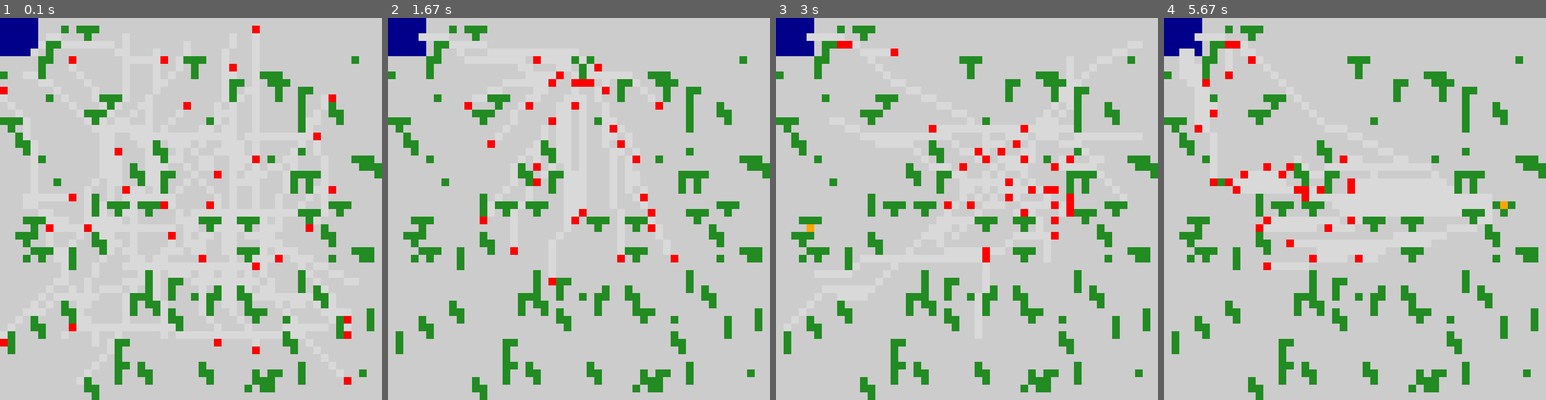
Above: before the commit, frames 1-4 (left to right).
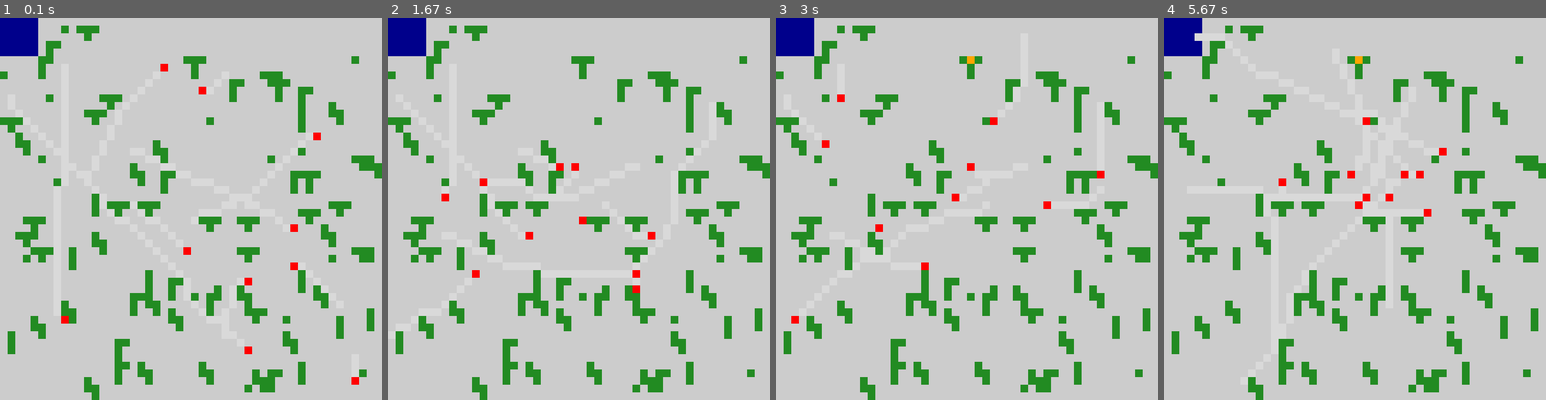
Above: after the commit, the same moments.

Repository: ankx22/Firefighting-using-Robot-Swarms
Game: pygame game, started from simulation.py
Same seed, same stepped clock (60 frames per second), same inputs: the game is played once before the commit and once after it.
Inputs:
- Up to frame 1 (0.1 s): no input
- Up to frame 2 (1.67 s): no input
- Up to frame 3 (3 s): no input
- Up to frame 4 (5.67 s): no input

The runs differ from the first frame. In frame 1, 1.6% of the frame differs, in the area x 0-94%, y 2-96%; in frame 2, 1.6%; in frame 3, 1.7%; in frame 4, 1.7%, in the area x 4-90%, y 6-66%.

Commit message:
Collision avoidance fix

Diff:
--- a/fire_swarm.py
+++ b/fire_swarm.py
@@ -31,13 +31,13 @@
         self.detected_fires = []
 
         self.refill_radius = 3
-        self.fire_detection_radius = 20
+        self.fire_detection_radius = 5
         self.fire_fighting_radius = 3
         self.fire_spread_radius = 3
         self.buckets_per_fire = 3
         self.time_steps_before_ash = 60
-        self.time_steps_before_spread = 45
-        self.time_steps_for_new_fire = 10
+        self.time_steps_before_spread = 40
+        self.time_steps_for_new_fire = 20
 
 
     def valid_points(self,n=1):
@@ -61,15 +61,19 @@
         self.next_steps = []
         for robot_id in range(self.number_of_robots):
             self.assign_goal(robot_id)
+            conflicts = [self.robot_positions,self.next_steps]
+            # print(conflicts)
             path = a_star.main(self.space,self.robot_positions[robot_id],self.goal_positions[robot_id],
-                            collisions = [self.robot_positions[:robot_id],self.robot_positions[robot_id+1:],self.next_steps])
-
+                            collisions = [self.robot_positions,self.next_steps])
             if path is None or len(path)<2:        # if path is not found, stay at current location
-                path = [self.robot_positions[robot_id],self.robot_positions[robot_id]]
+                path = np.array([self.robot_positions[robot_id],self.robot_positions[robot_id]])
 
             self.paths.append(path)
-            self.next_steps.append([path[1][0],path[1][0]])
-
+            try:
+                self.next_steps.append([path[1][0],path[1][1]])
+            except:
+                print('Path:',path)
+        # print(self.next_steps)
 
     def start_fire(self):
         i,j = np.random.randint(self.length),np.random.randint(self.width)
@@ -143,7 +147,8 @@
             if self.simulated_space[fire[0],fire[1]] == 10:
                 print('Y Fire Extinguished at ', [fire[0],fire[1]],'!')
                 self.simulated_space[fire[0],fire[1]] = 0  # becomes a normal obstacle again
-                self.detected_fires.remove([fire[0],fire[1]])
+                if [fire[0],fire[1]] in self.detected_fires:
+                    self.detected_fires.remove([fire[0],fire[1]])
                 self.fires.remove(fire)
 
                 if len(self.detected_fires) == 0:
@@ -155,6 +160,9 @@
             if fire[2] >= self.time_steps_before_ash:
                 print('X Burned to ash at ', [fire[0],fire[1]])
                 self.simulated_space[fire[0],fire[1]] = 3   # turns to ash
+                if [fire[0],fire[1]] in self.detected_fires:
+                    self.detected_fires.remove([fire[0],fire[1]])
+                self.fires.remove(fire)
 
         self.spread_fire()
 
@@ -167,6 +175,10 @@
 
             # fill water
             self.replenish_water(robot_id)
+
+            # check for collisions
+            if (self.robot_positions[robot_id] in self.robot_positions[:robot_id]) or (self.robot_positions[robot_id] in self.robot_positions[robot_id+1:]):
+                print('? Collision')
 
 
     def assign_goal(self,robot_id):
@@ -182,7 +194,7 @@
                     temp_goal = fire
             self.goal_positions[robot_id] = temp_goal
 
-        elif euclidian_dist(self.robot_positions[robot_id],self.goal_positions[robot_id])<3:
+        elif euclidian_dist(self.robot_positions[robot_id],self.goal_positions[robot_id])<=3:
             self.goal_positions[robot_id] = self.valid_points()
 
 
@@ -201,4 +213,4 @@
 
 
 FS = Fire_Swarm(4,[50,50],10)
-# print(FS.valid_points(3))
+FS.step()
--- a/simulation.py
+++ b/simulation.py
@@ -41,10 +41,12 @@
         self.surface.fill(extract_colors(['white']))
         for i in range(self.environment.shape[0]):
             for j in range(self.environment.shape[1]):
-                if self.environment[i,j] == 0:      # Tree
+                if self.environment[i,j] == 1:    # Ground
+                    color = extract_colors(['gray80'])
+                if [i,j] in path_points:
+                    color = extract_colors(['gray85'])
+                elif self.environment[i,j] == 0:      # Tree
                     color = extract_colors(['forestgreen'])
-                elif self.environment[i,j] == 1:    # Ground
-                    color = extract_colors(['gray80'])
                 elif self.environment[i,j] == 2:    # Reservoir
                     color = extract_colors(['darkblue'])
                 elif self.environment[i,j] == 3:    # Ash
@@ -53,8 +55,6 @@
                     color = extract_colors(['yellow'])
                 elif self.environment[i,j] > 10:   # Fire
                     color = extract_colors(['orange'])
-                if [i,j] in path_points:
-                    color = extract_colors(['gray85'])
                 if [i,j] in positions:
                     color = extract_colors(['red'])
                 # if [i,j] in goals:
@@ -63,7 +63,7 @@
         pygame.display.update()
 
 
-FS = fire_swarm.Fire_Swarm(30,[50,50],10)
+FS = fire_swarm.Fire_Swarm(10,[50,50],10)
 env = Environment(FS.simulated_space)
 running = True
 
--- a/test.py
+++ b/test.py
@@ -1,32 +1,33 @@
 import numpy as np
 
 # l = []
-arr = [[5, 6, 7], [8, 9, 10], [11, 12, 13]]
-
+arr = [[[43, 30], [36, 37], [34, 6], [47, 1], [42, 18], [43, 49], [1, 36], [40, 11], [47, 35], [46, 12]], [[42, 42], [35, 35]],[[[]]]]
 # arr = [a for a in arr if a != [8,9,10]]
 
-arr.remove([8,9,10])
 
-# indices = np.where(arr > 10)
+# def collisions_calc(collisions):
+#     if collisions != None:
+#         flat_list = flatten_list(collisions)
+#     collisions_augmented = [[flat_list[i], flat_list[i+1]] for i in range(0, len(flat_list), 2)]
+#     return collisions_augmented
 
-# points = list(zip(indices[0], indices[1]))
+# def flatten_list(nested_list):
+#     flat_list = []
+#     for item in nested_list:
+#         if isinstance(item, list):
+#             flat_list.extend(flatten_list(item))
+#         else:
+#             flat_list.append(item)
+#     return flat_list
 
-# points = [list(point) for point in zip(indices[0], indices[1])]
-# # print(points)
 
-# for i in points:
-#     l.append(i)
+# flat_list = flatten_list(arr)
+# print(flat_list)
 
-# print(l)
+# pairs_list = [[flat_list[i], flat_list[i+1]] for i in range(0, len(flat_list), 2)]
+# print(pairs_list)
 
-# A = np.array([  [ 1,  2,  3,  4,  5],
-#                 [ 6,  7,  8,  9, 10],
-#                 [11, 12, 13, 14, 15],
-#                 [16, 17, 18, 19, 20],
-#                 [21, 22, 23, 24, 25]])
-
-# x,y=3,3
-# r=2
-# print(A[max(x-r,0):x+r+1,max(y-r,0):y+r+1])
-
-print(arr)
+r = np.array([[2,3]])
+y = [4,5]
+x = np.array([y,y])
+print(x)
--- a/utils/a_star.py
+++ b/utils/a_star.py
@@ -220,21 +220,20 @@
         return map_array
 
 
+def flatten_list(nested_list):
+    flat_list = []
+    for item in nested_list:
+        if isinstance(item, list):
+            flat_list.extend(flatten_list(item))
+        else:
+            flat_list.append(item)
+    return flat_list
+
+
 def collisions_calc(collisions):
-    collisions_augmented = []
     if collisions != None:
-        for list_1 in collisions:
-            if type(list_1) == list:
-                for list_2 in list_1:
-                    if type(list_2) == list:
-                        for element in list_2:
-                            if list_2 not in collisions_augmented:
-                                collisions_augmented.append(list_2)
-                    else:
-                        if list_1 not in collisions_augmented:
-                            collisions_augmented.append(list_1)
-            else:
-                collisions_augmented = collisions
+        flat_list = flatten_list(collisions)
+    collisions_augmented = [[flat_list[i], flat_list[i+1]] for i in range(0, len(flat_list), 2)]
     return collisions_augmented
 
 
@@ -283,6 +282,6 @@
 
 
 if __name__ == '__main__':
-    start = [2,0]
+    start = [24,24]
     goal = [10,10]
-    main('map10.npy', start, goal, show_path = True, show_animation = False, collisions = [[[6,4],[6,3],[6,2],[6,1],[6,0]]])
+    main('map10.npy', start, goal, show_path = True, show_animation = False, collisions = [[6,4],[6,3],[6,2],[6,1],[6,0]])
